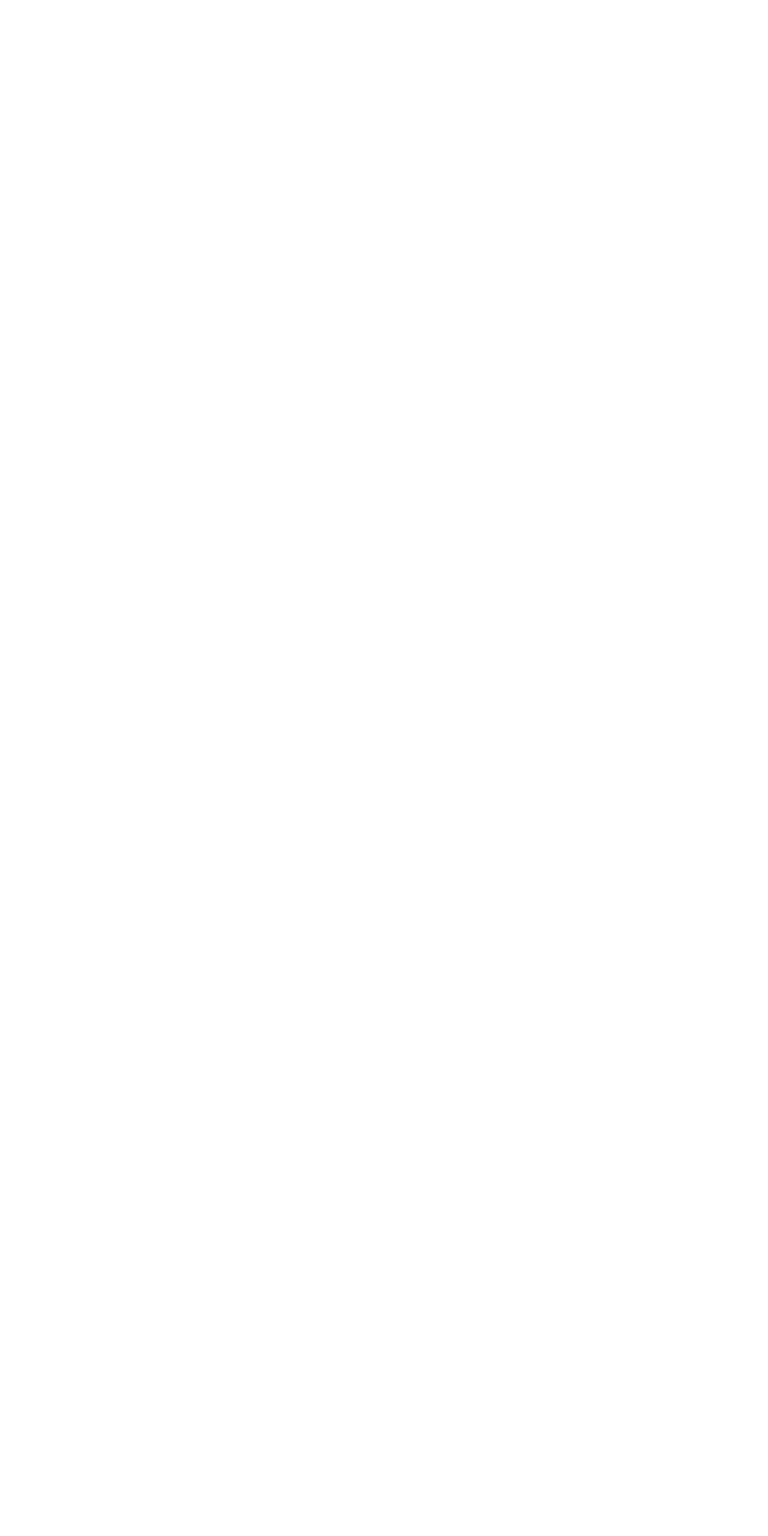
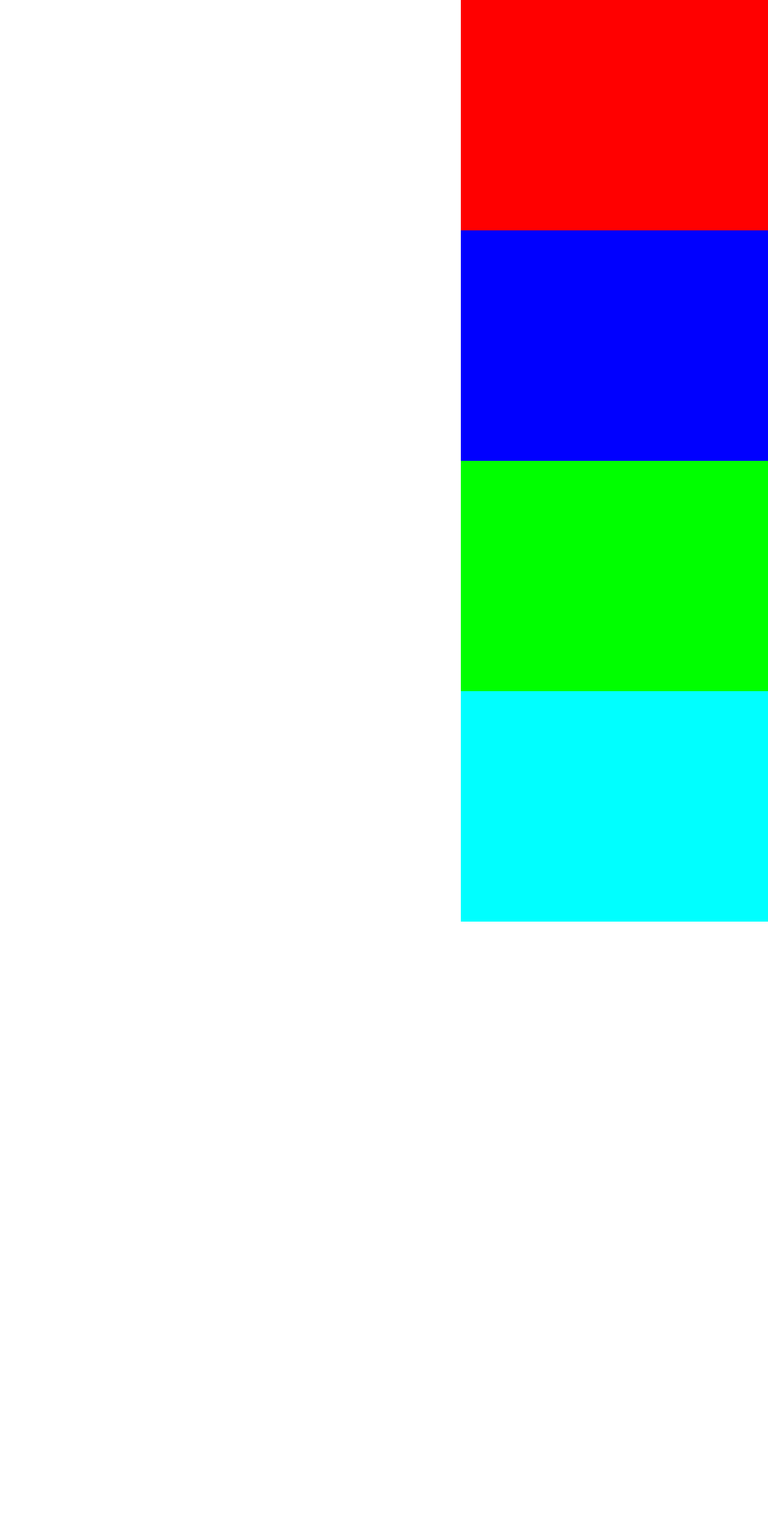
Two versions of the same layered image (768×1536). Layer-by-layer changes:
painted on "Hintergrund" over [460,0,768,922]
